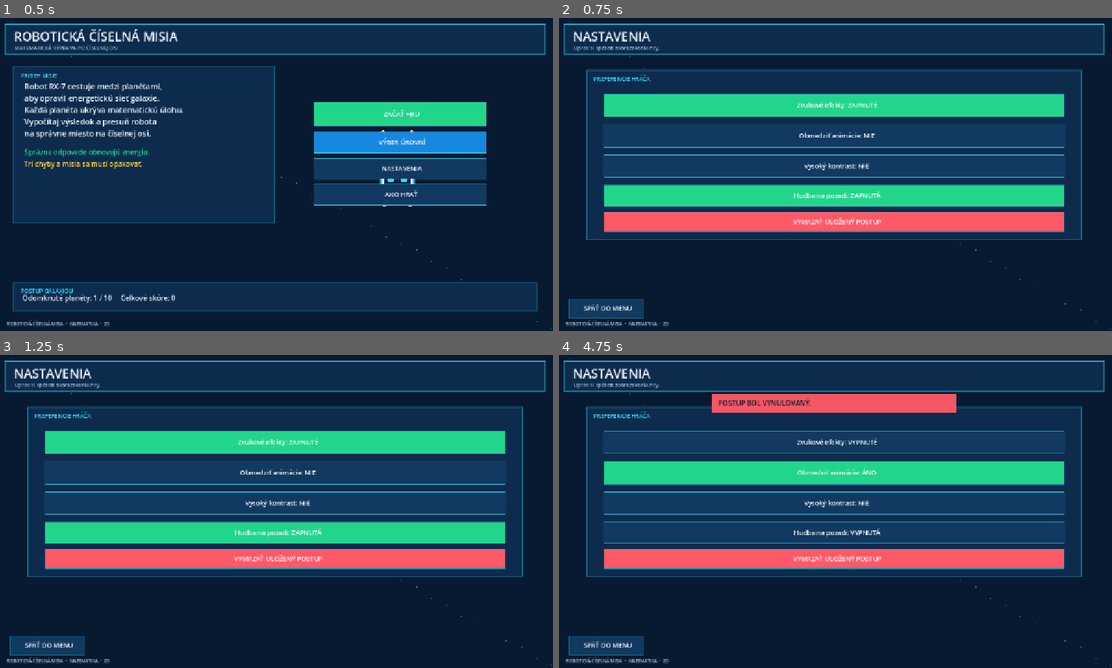
Above: before the commit, frames 1-4 (two rows, left to right).
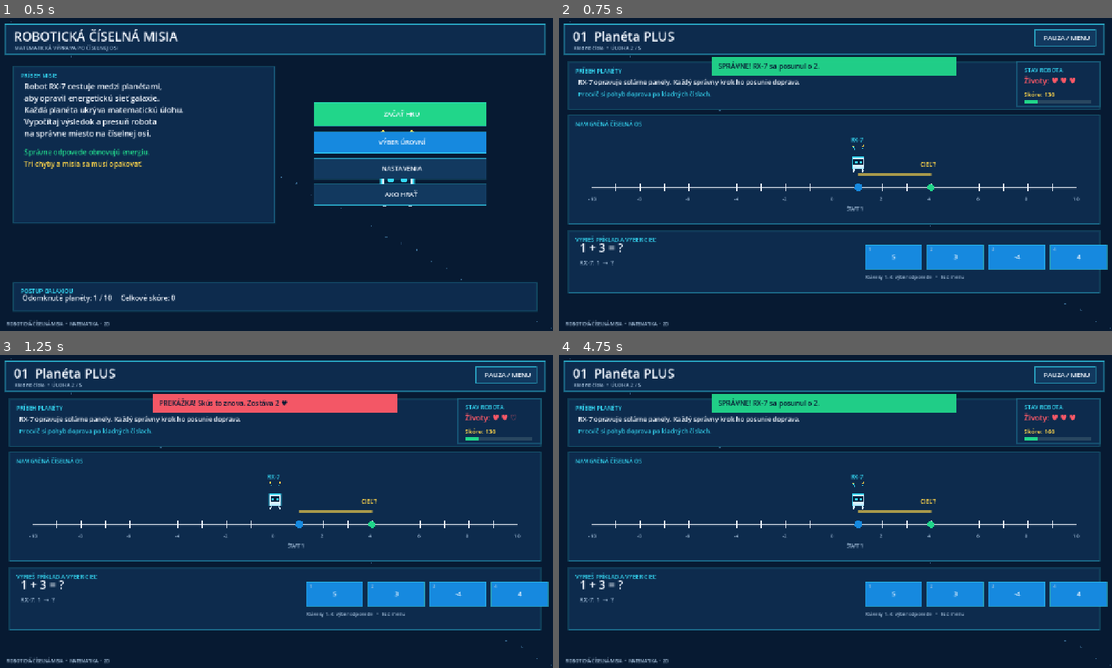
Above: after the commit, the same moments.

Repository: UCM-MS/team_7
Game: Godot game, scene res://scenes/Main.tscn
Same seed, same stepped clock (60 frames per second), same inputs: the game is played once before the commit and once after it. Sound files missing from this copy of the repository are replaced by a short silence.
Inputs (mouse positions are in pixels of both pictures, inside the frame that each line leads up to):
- Up to frame 1 (0.5 s): no input
- Up to frame 2 (0.75 s): tap Enter at 0.5 s; move the mouse to (957, 158) at 0.52 s; tap 1 at 0.6 s; click (957, 158) at 0.67 s
- Up to frame 3 (1.25 s): tap 2 at 0.8 s
- Up to frame 4 (4.75 s): tap Space at 1.25, 2.75 s; move the mouse to (724, 527) at 1.27 s; tap 2 at 1.35 s; click (724, 527) at 1.42 s; tap 3 at 1.55, 2.1 s; tap Enter at 2, 3.05, 3.5, 3.6 s; move the mouse to (890, 442) at 2.02 s; click (890, 442) at 2.17 s; tap 4 at 2.3, 2.85 s; move the mouse to (807, 574) at 2.77 s; click (807, 574) at 2.92 s; move the mouse to (1001, 558) at 3.52 s; click (1001, 558) at 3.67 s; tap Keypad Enter at 3.8, 4.35 s; tap Escape at 4.15 s; move the mouse to (669, 464) at 4.27 s; click (669, 464) at 4.42 s; tap 1 at 4.55 s

Frame 1 is identical in both runs. In frame 2, 46% of the frame differs, in the area x 1-100%, y 3-96%; in frame 3, 46%; in frame 4, 44%.

Commit message:
Code modification and added .gitattributes

Diff:
--- a/scripts/Game.gd
+++ b/scripts/Game.gd
@@ -126,6 +126,8 @@
 		draw_rect(rect, Color(CYAN, 0.65) if unlocked else Color("526477"), false, 2, true)
 		_draw_text("%02d  %s" % [i + 1, LEVELS[i].name], rect.position + Vector2(15, 27), 16, WHITE if unlocked else MUTED, true)
 		_draw_text(LEVELS[i].topic, rect.position + Vector2(15, 52), 12, MUTED)
+		if best_scores.has(str(i)):
+			_draw_text("Najlepšie skóre: %d" % int(best_scores[str(i)]), rect.position + Vector2(card_w - 160, 52), 11, YELLOW)
 		var status := "DOKONČENÉ ★" if completed_levels.has(i) else ("ODOMKNUTÉ" if unlocked else "ZAMKNUTÉ")
 		_draw_text(status, rect.position + Vector2(card_w - 128, 27), 11, GREEN if completed_levels.has(i) else (YELLOW if unlocked else MUTED))
 		if unlocked:
@@ -170,6 +172,8 @@
 	for i in range(choices.size()):
 		var bx := size.x - 4 * button_w - 4 * 12 + i * (button_w + 12)
 		_add_button(Rect2(bx, 522, button_w, 56), _format_number(float(choices[i])), "answer", BLUE, choices[i])
+		_draw_text(str(i + 1), Vector2(bx + 7, 536), 10, MUTED)
+	_draw_text("Klávesy 1–4: výber odpovede   •   Esc: menu", Vector2(size.x - 4 * button_w - 4 * 12, 600), 11, MUTED)
 	_draw_hud(size)
 
 func _draw_hud(size: Vector2) -> void:
@@ -201,7 +205,8 @@
 		"4. Nesprávna odpoveď aktivuje prekážku a odoberie jeden život. Môžeš skúšať ďalej.",
 		"5. Na dokončenie planéty vyrieš päť úloh. Po dokončení sa odomkne ďalšia planéta.",
 		"6. Postup, skóre a odomknuté úrovne sa ukladajú automaticky do lokálneho súboru.",
-		"Ovládanie: kliknutie myšou alebo dotyk na odpoveď či tlačidlo."
+		"Ovládanie: kliknutie myšou alebo dotyk na odpoveď či tlačidlo.",
+		"Klávesnica: 1–4 vyberie odpoveď, Enter spustí hru / ďalšiu planétu, Esc vráti do menu."
 	]
 	for i in range(lines.size()): _draw_text(lines[i], Vector2(75, 170 + i * 42), 15, WHITE)
 	_add_button(Rect2(30, size.y - 74, 170, 44), "SPÄŤ DO MENU", "menu", PANEL_2)
@@ -280,9 +285,47 @@
 
 func _input(event: InputEvent) -> void:
 	if event is InputEventMouseButton and event.pressed and event.button_index == MOUSE_BUTTON_LEFT:
+		# Godot emulates a mouse click from every touch by default
+		# (input_devices/pointing/emulate_mouse_from_touch). The real touch is
+		# handled below, so skip the emulated copy to avoid a double action.
+		if event.device == InputEvent.DEVICE_ID_EMULATION:
+			return
 		_handle_click(event.position)
 	elif event is InputEventScreenTouch and event.pressed:
 		_handle_click(event.position)
+	elif event is InputEventKey and event.pressed and not event.echo:
+		_handle_key(event.physical_keycode)
+
+# Keyboard shortcuts: 1–4 choose an answer, Enter confirms the main action
+# of the screen, Esc returns to the main menu.
+func _handle_key(keycode: Key) -> void:
+	var answer_keys := [KEY_1, KEY_2, KEY_3, KEY_4]
+	var numpad_keys := [KEY_KP_1, KEY_KP_2, KEY_KP_3, KEY_KP_4]
+	var slot := answer_keys.find(keycode)
+	if slot == -1: slot = numpad_keys.find(keycode)
+	if slot != -1:
+		if screen != "game": return
+		var task: Dictionary = LevelData.get_task(current_level, task_index)
+		var choices := _get_choices(float(task.answer))
+		_play_beep(660.0)
+		_handle_action("answer", choices[slot])
+		get_viewport().set_input_as_handled()
+		return
+	match keycode:
+		KEY_ESCAPE:
+			if screen != "menu":
+				_play_beep(660.0)
+				_handle_action("menu")
+		KEY_ENTER, KEY_KP_ENTER:
+			if screen == "menu":
+				_play_beep(660.0)
+				_handle_action("start")
+			elif screen == "complete" and current_level < LEVELS.size() - 1:
+				_play_beep(660.0)
+				_handle_action("next_level")
+		_:
+			return
+	get_viewport().set_input_as_handled()
 
 func _handle_click(pos: Vector2) -> void:
 	for i in range(buttons.size() - 1, -1, -1):
@@ -308,6 +351,7 @@
 		"toggle_contrast": high_contrast = not high_contrast
 		"toggle_music": _toggle_music()
 		"reset_save": _reset_progress()
+	_update_music_state()
 	_save_progress()
 	queue_redraw()
 
@@ -455,21 +499,37 @@
 
 func _on_music_finished() -> void:
 	# Fallback looping for formats that do not expose a native loop setting.
-	if music_enabled and music_started and music_player.stream != null and not music_player.playing:
+	if music_enabled and music_started and screen != "menu" and music_player.stream != null and not music_player.playing:
 		music_player.play()
 
 func _begin_music_session() -> void:
 	music_started = true
-	if music_enabled and music_player.stream != null and not music_player.playing:
+
+# Single place that decides what the music player does:
+# - music disabled → stopped,
+# - main menu → paused (resumes from the same spot when the player leaves the menu),
+# - any other screen after the session started → playing.
+func _update_music_state() -> void:
+	if music_player == null or music_player.stream == null:
+		return
+	if not music_enabled:
+		music_player.stream_paused = false
+		if music_player.playing:
+			music_player.stop()
+		return
+	if not music_started:
+		return
+	if screen == "menu":
+		if music_player.playing:
+			music_player.stream_paused = true
+	elif music_player.stream_paused:
+		music_player.stream_paused = false
+	elif not music_player.playing:
 		music_player.play()
 
 func _toggle_music() -> void:
 	music_enabled = not music_enabled
-	if not music_enabled:
-		if music_player.playing:
-			music_player.stop()
-	elif music_started and music_player.stream != null:
-		music_player.play()
+	_update_music_state()
 	_save_progress()
 
 func _play_beep(frequency: float) -> void:
Not shown, changed: docs/ADD.md
Not shown, changed: docs/GDD.md
Not shown, changed: docs/TDD.md
